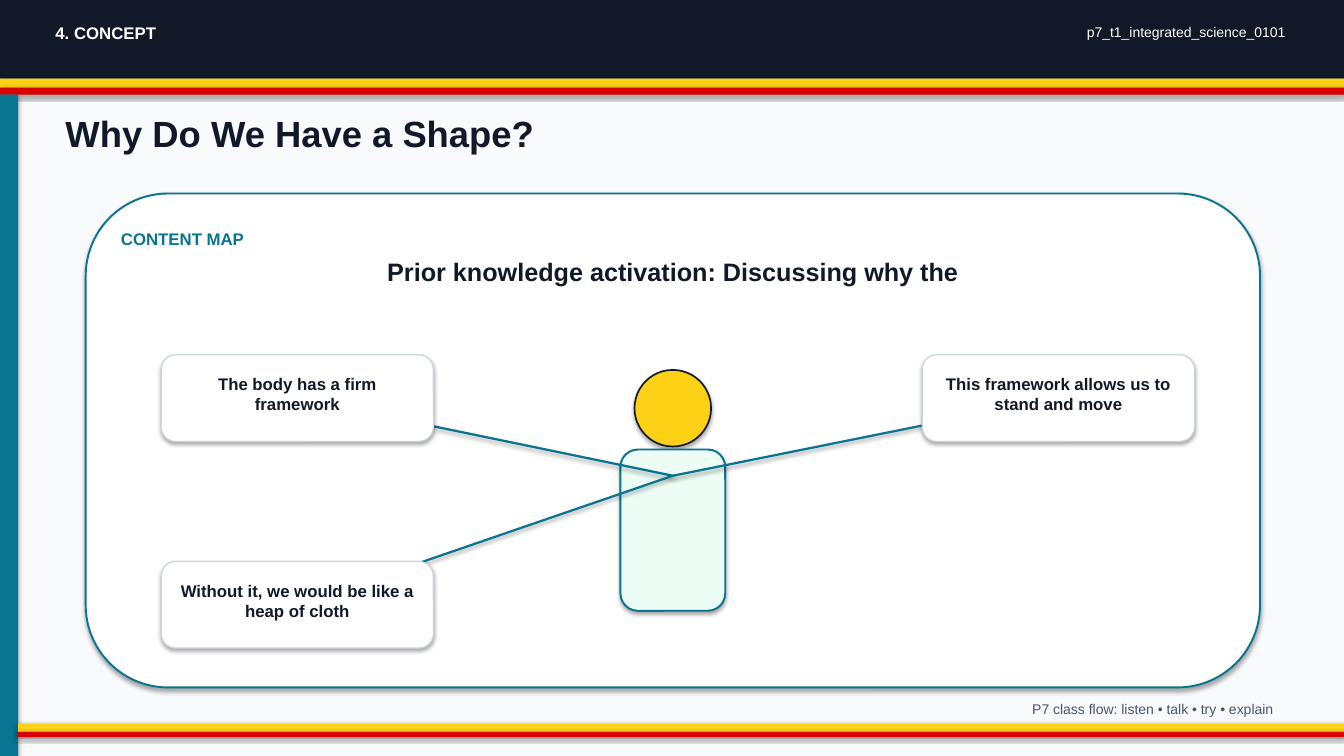
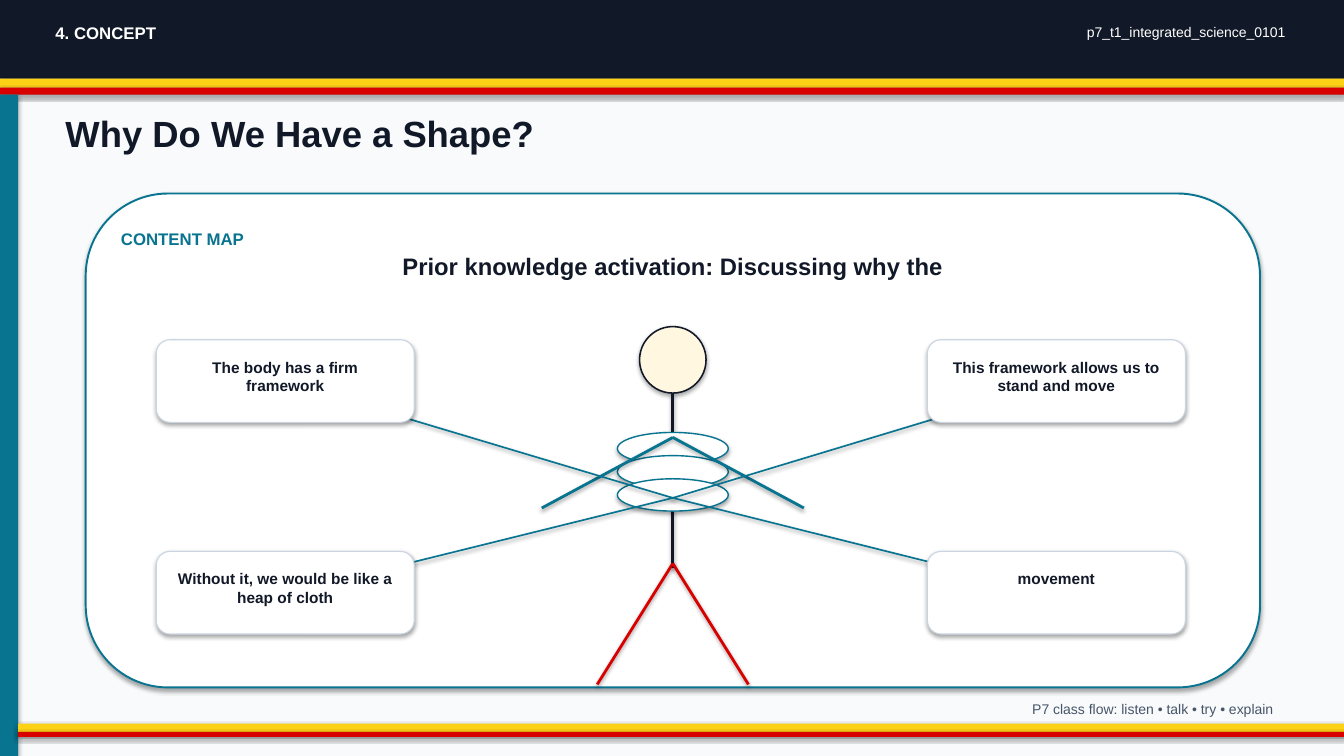
Before and after one commit to yousunjung84-edu/uganda-p7-mvp-20260629, a slide deck: slide 4 of uganda-p7-mvp/p7_t1_integrated_science_0101/p7_t1_integrated_science_0101.pptx. Drawn at 1344x756 pixels with LibreOffice and Linux fonts; fonts in the diff are those of the drawing. Boxes give left, top, right and bottom in pixels: in the first picture for what was removed or moved away, otherwise in the second. Text is boxed around its words. In the diff, an @@ line names an element or a change of style, - is before the commit and + after.

```diff
--- a/uganda-p7-mvp/p7_t1_integrated_science_0101/p7_t1_integrated_science_0101.pptx
+++ b/uganda-p7-mvp/p7_t1_integrated_science_0101/p7_t1_integrated_science_0101.pptx
@@ text "Prior knowledge activation: Discussing why ..." at <box>402,257,943,280</box>: size 18 to 17 pt @@
@@ ellipse: place and size @@
-ellipse at <box>634,370,711,447</box>
+ellipse at <box>639,327,706,393</box>
@@ ellipse at <box>639,327,706,393</box>: fill #FCD116 to #FFF7E0; outline #111827 1.2 pt to #111827 1.1 pt @@
@@ outline #CBD5E1 0.9 pt to #CBD5E1 0.8 pt in 3 elements at <box>928,340,1186,422</box>, <box>156,552,414,634</box>, <box>156,340,414,422</box> @@
@@ rounded rectangle: place and size @@
-rounded rectangle at <box>161,355,434,442</box>
+rounded rectangle at <box>156,340,414,422</box>
@@ size 12 to 11 pt in 3 elements at <box>953,362,1160,391</box>, <box>178,573,392,606</box>, <box>212,362,358,391</box> @@
@@ text "The body has a firm ...": place and size @@
-text "The body has a firm ..." at <box>218,378,377,410</box>
+text "The body has a firm ..." at <box>212,362,358,391</box>
@@ rounded rectangle: place and size @@
-rounded rectangle at <box>923,355,1195,442</box>
+rounded rectangle at <box>928,340,1186,422</box>
@@ text "This framework allows us to ...": place and size @@
-text "This framework allows us to ..." at <box>946,378,1171,410</box>
+text "This framework allows us to ..." at <box>953,362,1160,391</box>
@@ line moved from (673, 476) - (297, 398) to (673, 498) - (285, 382) @@
@@ line (673, 498) - (285, 382): stroke #087490 1.6 pt to #087490 1.2 pt @@
@@ line moved from (673, 476) - (1059, 398) to (673, 498) - (1057, 382) @@
@@ line (673, 498) - (1057, 382): stroke #087490 1.6 pt to #087490 1.2 pt @@
@@ line added from (673, 393) to (673, 569), #111827 2 pt @@
@@ line added from (673, 438) to (542, 508), #087490 2 pt @@
@@ ellipse added at <box>617,433,728,465</box>, fill #FFFFFF, outline #087490 1 pt @@
@@ line added from (673, 438) to (804, 508), #087490 2 pt @@
@@ ellipse added at <box>617,456,728,488</box>, fill #FFFFFF, outline #087490 1 pt @@
@@ ellipse added at <box>617,479,728,511</box>, fill #FFFFFF, outline #087490 1 pt @@
@@ rounded rectangle removed at <box>620,450,725,611</box> @@
@@ line moved from (673, 476) - (297, 605) to (673, 498) - (285, 594) @@
@@ line (673, 498) - (285, 594): stroke #087490 1.6 pt to #087490 1.2 pt @@
@@ line added from (673, 498) to (1057, 594), #087490 1.2 pt @@
@@ rounded rectangle: place and size @@
-rounded rectangle at <box>161,562,434,648</box>
+rounded rectangle at <box>156,552,414,634</box>
@@ line added from (673, 564) to (597, 685), #D90000 2 pt @@
@@ line added from (673, 564) to (748, 685), #D90000 2 pt @@
@@ rounded rectangle added at <box>928,552,1186,634</box>, fill #FFFFFF, outline #CBD5E1 0.8 pt @@
@@ text "Without it, we would be ...": place and size @@
-text "Without it, we would be ..." at <box>181,585,413,621</box>
+text "Without it, we would be ..." at <box>178,573,392,606</box>
@@ text added at <box>1018,574,1095,584</box>, 11 pt, text #111827, bold @@
+movement
```
Also in this commit, not shown: 3 other slides changed, 23 other files.
